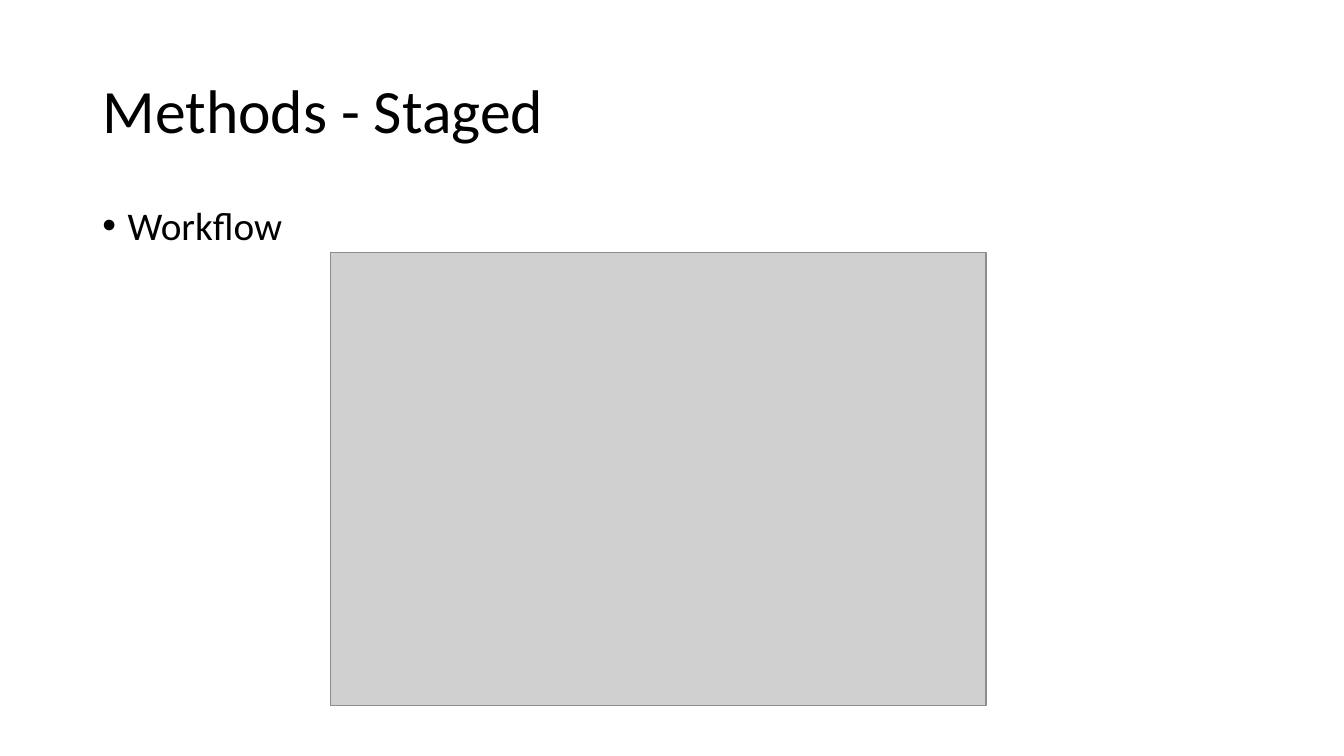
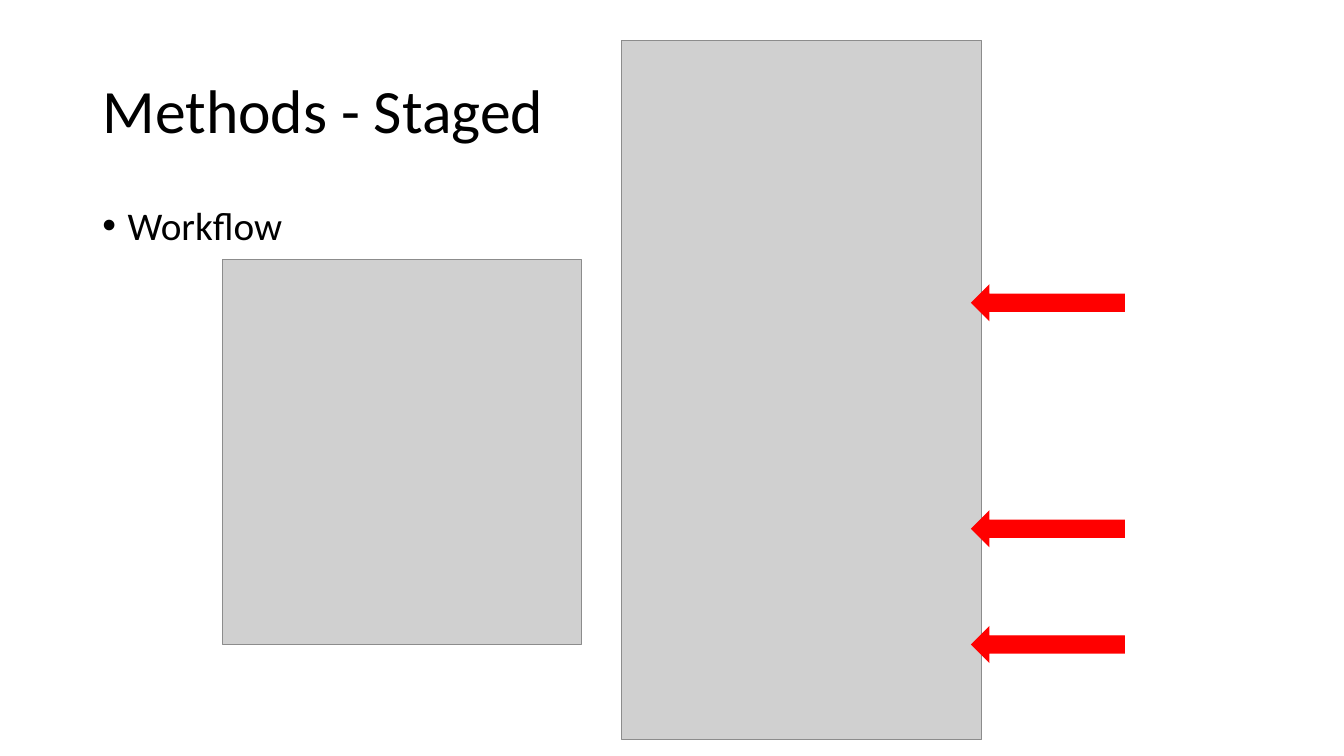
Before and after one commit to yqlai/CModel, a slide deck: slide 10 of 賴宥齊_AI.pptx (slide 7 before the commit). Drawn at 1344x756 pixels with LibreOffice and Linux fonts; fonts in the diff are those of the drawing; grey boxes stand for pictures. Boxes give left, top, right and bottom in pixels: in the first picture for what was removed or moved away, otherwise in the second. Text is boxed around its words. In the diff, an @@ line names an element or a change of style, - is before the commit and + after.

```diff
--- a/賴宥齊_AI.pptx
+++ b/賴宥齊_AI.pptx
@@ picture: place and size @@
-picture at [331,253,986,706]
+picture at [622,40,982,740]
@@ picture added at [223,260,581,645] @@
@@ left arrow added at [972,286,1124,321], fill #FF0000, outline #FF0000 1 pt @@
@@ left arrow added at [972,512,1124,546], fill #FF0000, outline #FF0000 1 pt @@
@@ left arrow added at [972,628,1124,662], fill #FF0000, outline #FF0000 1 pt @@
```
Also in this commit, not shown: 8 other slides changed, 8 slides added, 1 slide removed, 10 other files.
